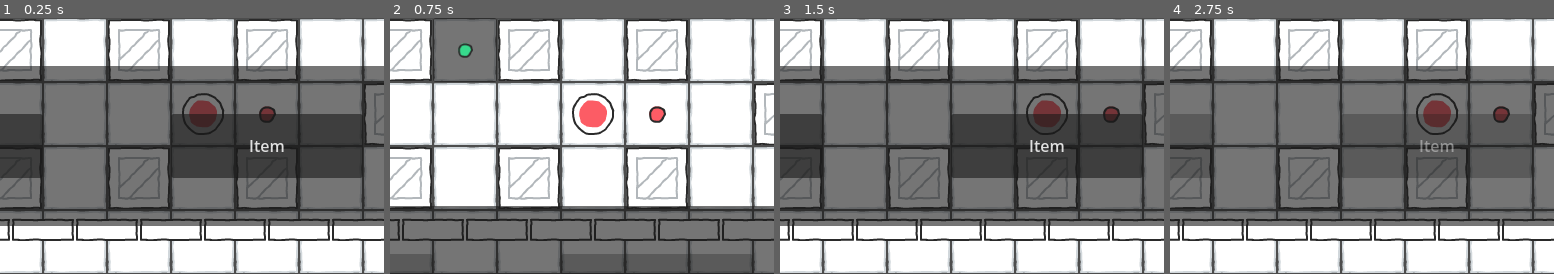
Above: before the commit, frames 1-4 (left to right).
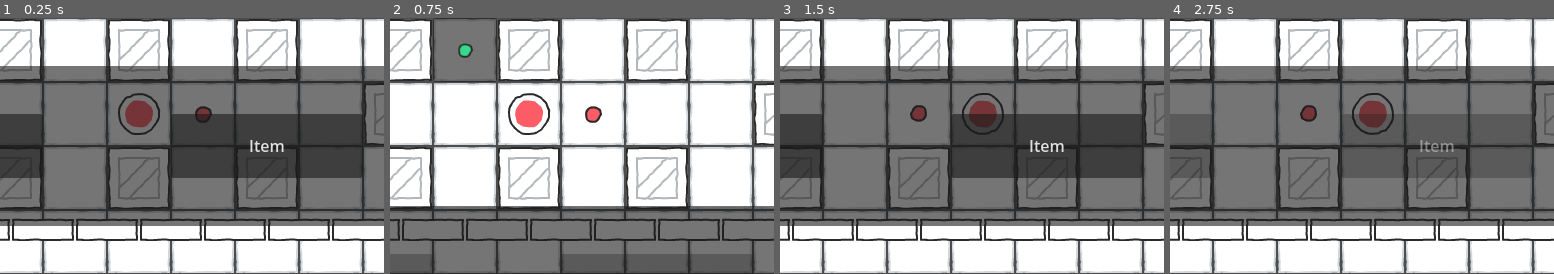
Above: after the commit, the same moments.

Repository: MagicOwl-Games/programmatura-definitive
Game: Godot game, scene res://Root.tscn
Two runs of this game, one before a commit and one after it. Both use one fixed random seed, a clock stepped at 60 frames per second and the inputs below.
Inputs (mouse positions are % of the whole screen's width and height, from its top left):
- Up to frame 1 (0.25 s): no input
- Up to frame 2 (0.75 s): click "Move" at 0.5 s
- Up to frame 3 (1.5 s): click (46, 31) at 1.25 s
- Up to frame 4 (2.75 s): click "Item" at 2 s
The pictures show only the part of the screen within x 36-86%, y 50-100%; the shares and areas given below are measured in that part.

The runs differ from the first frame. In frame 1, 1.9% of the frame differs, in the area x 30-72%, y 29-46%; in frame 2, 2.1%; in frame 3, 2.2%; in frame 4, 2.3%, in the area x 33-89%, y 29-46%.

Commit message:
feat: detection area rotating v1

Diff:
--- a/project.godot
+++ b/project.godot
@@ -30,6 +30,7 @@
 [global_group]
 
 player="Just the player, no gimmicks"
+obstacles=""
 
 [physics]
 
--- a/scenes/stages/StageOne.tscn
+++ b/scenes/stages/StageOne.tscn
@@ -1610,28 +1610,28 @@
 tile_map_data = PackedByteArray("AAABAAEAAAASAAAAAAABAAIAAAASAAEAAAACAAEAAAATAAAAAAAVAAEAAAASAAEAAFAWAAIAAAATAAAAAFAWAA …(1008 unchanged characters)…
 tile_set = SubResource("TileSet_x15ge")
 
-[node name="UpperWall" type="StaticBody2D" parent="Walls" unique_id=137853725]
+[node name="UpperWall" type="StaticBody2D" parent="Walls" unique_id=137853725 groups=["obstacles"]]
 position = Vector2(40, 40)
 
 [node name="CollisionShape2D" type="CollisionShape2D" parent="Walls/UpperWall" unique_id=863397647]
 position = Vector2(344, 0)
 shape = SubResource("RectangleShape2D_x15ge")
 
-[node name="RightWall" type="StaticBody2D" parent="Walls" unique_id=912538484]
+[node name="RightWall" type="StaticBody2D" parent="Walls" unique_id=912538484 groups=["obstacles"]]
 position = Vector2(720, 56)
 
 [node name="CollisionShape2D" type="CollisionShape2D" parent="Walls/RightWall" unique_id=1699053094]
 position = Vector2(0, 200)
 shape = SubResource("RectangleShape2D_k0akp")
 
-[node name="BottomWall" type="StaticBody2D" parent="Walls" unique_id=1745058791]
+[node name="BottomWall" type="StaticBody2D" parent="Walls" unique_id=1745058791 groups=["obstacles"]]
 position = Vector2(40, 472)
 
 [node name="CollisionShape2D" type="CollisionShape2D" parent="Walls/BottomWall" unique_id=1422314073]
 position = Vector2(340, 0)
 shape = SubResource("RectangleShape2D_rtqtc")
 
-[node name="LeftWall" type="StaticBody2D" parent="Walls" unique_id=111487196]
+[node name="LeftWall" type="StaticBody2D" parent="Walls" unique_id=111487196 groups=["obstacles"]]
 
 [node name="CollisionShape2D" type="CollisionShape2D" parent="Walls/LeftWall" unique_id=1970380232]
 position = Vector2(40, 259)
@@ -1641,91 +1641,91 @@
 tile_map_data = PackedByteArray("AAAEAAQAAAAOAAIAAAAEAAUAAAAOAAMAAAAFAAQAAAAPAAIAAAAFAAUAAAAPAAMAAAAEAAgAAAAOAAIAAAAEAA …(880 unchanged characters)…
 tile_set = SubResource("TileSet_k0akp")
 
-[node name="Box1" type="StaticBody2D" parent="Obstacles" unique_id=1490842597]
+[node name="Box1" type="StaticBody2D" parent="Obstacles" unique_id=1490842597 groups=["obstacles"]]
 position = Vector2(160, 160)
 
 [node name="CollisionShape2D" type="CollisionShape2D" parent="Obstacles/Box1" unique_id=611865403]
 shape = SubResource("RectangleShape2D_bwxsa")
 
-[node name="Box2" type="StaticBody2D" parent="Obstacles" unique_id=735048697]
+[node name="Box2" type="StaticBody2D" parent="Obstacles" unique_id=735048697 groups=["obstacles"]]
 position = Vector2(288, 160)
 
 [node name="CollisionShape2D" type="CollisionShape2D" parent="Obstacles/Box2" unique_id=1254928102]
 shape = SubResource("RectangleShape2D_bwxsa")
 
-[node name="Box3" type="StaticBody2D" parent="Obstacles" unique_id=1706665703]
+[node name="Box3" type="StaticBody2D" parent="Obstacles" unique_id=1706665703 groups=["obstacles"]]
 position = Vector2(416, 160)
 
 [node name="CollisionShape2D" type="CollisionShape2D" parent="Obstacles/Box3" unique_id=2097082079]
 shape = SubResource("RectangleShape2D_bwxsa")
 
-[node name="Box4" type="StaticBody2D" parent="Obstacles" unique_id=28616591]
+[node name="Box4" type="StaticBody2D" parent="Obstacles" unique_id=28616591 groups=["obstacles"]]
 position = Vector2(544, 160)
 
 [node name="CollisionShape2D" type="CollisionShape2D" parent="Obstacles/Box4" unique_id=821472958]
 shape = SubResource("RectangleShape2D_bwxsa")
 
-[node name="Box5" type="StaticBody2D" parent="Obstacles" unique_id=279088357]
+[node name="Box5" type="StaticBody2D" parent="Obstacles" unique_id=279088357 groups=["obstacles"]]
 position = Vector2(672, 96)
 
 [node name="CollisionShape2D" type="CollisionShape2D" parent="Obstacles/Box5" unique_id=291745172]
 shape = SubResource("RectangleShape2D_bwxsa")
 
-[node name="Box6" type="StaticBody2D" parent="Obstacles" unique_id=47509379]
+[node name="Box6" type="StaticBody2D" parent="Obstacles" unique_id=47509379 groups=["obstacles"]]
 position = Vector2(160, 288)
 
 [node name="CollisionShape2D" type="CollisionShape2D" parent="Obstacles/Box6" unique_id=1202240345]
 shape = SubResource("RectangleShape2D_bwxsa")
 
-[node name="Box7" type="StaticBody2D" parent="Obstacles" unique_id=659464283]
+[node name="Box7" type="StaticBody2D" parent="Obstacles" unique_id=659464283 groups=["obstacles"]]
 position = Vector2(288, 288)
 
 [node name="CollisionShape2D" type="CollisionShape2D" parent="Obstacles/Box7" unique_id=1183004133]
 shape = SubResource("RectangleShape2D_bwxsa")
 
-[node name="Box8" type="StaticBody2D" parent="Obstacles" unique_id=595523122]
+[node name="Box8" type="StaticBody2D" parent="Obstacles" unique_id=595523122 groups=["obstacles"]]
 position = Vector2(416, 288)
 
 [node name="CollisionShape2D" type="CollisionShape2D" parent="Obstacles/Box8" unique_id=520168407]
 shape = SubResource("RectangleShape2D_bwxsa")
 
-[node name="Box9" type="StaticBody2D" parent="Obstacles" unique_id=645507356]
+[node name="Box9" type="StaticBody2D" parent="Obstacles" unique_id=645507356 groups=["obstacles"]]
 position = Vector2(544, 288)
 
 [node name="CollisionShape2D" type="CollisionShape2D" parent="Obstacles/Box9" unique_id=988956329]
 shape = SubResource("RectangleShape2D_bwxsa")
 
-[node name="Box10" type="StaticBody2D" parent="Obstacles" unique_id=336227133]
+[node name="Box10" type="StaticBody2D" parent="Obstacles" unique_id=336227133 groups=["obstacles"]]
 position = Vector2(672, 224)
 
 [node name="CollisionShape2D" type="CollisionShape2D" parent="Obstacles/Box10" unique_id=35686133]
 shape = SubResource("RectangleShape2D_bwxsa")
 
-[node name="Box11" type="StaticBody2D" parent="Obstacles" unique_id=2048857501]
+[node name="Box11" type="StaticBody2D" parent="Obstacles" unique_id=2048857501 groups=["obstacles"]]
 position = Vector2(160, 416)
 
 [node name="CollisionShape2D" type="CollisionShape2D" parent="Obstacles/Box11" unique_id=881824726]
 shape = SubResource("RectangleShape2D_bwxsa")
 
-[node name="Box12" type="StaticBody2D" parent="Obstacles" unique_id=475772394]
+[node name="Box12" type="StaticBody2D" parent="Obstacles" unique_id=475772394 groups=["obstacles"]]
 position = Vector2(288, 416)
 
 [node name="CollisionShape2D" type="CollisionShape2D" parent="Obstacles/Box12" unique_id=278336742]
 shape = SubResource("RectangleShape2D_bwxsa")
 
-[node name="Box13" type="StaticBody2D" parent="Obstacles" unique_id=1937277192]
+[node name="Box13" type="StaticBody2D" parent="Obstacles" unique_id=1937277192 groups=["obstacles"]]
 position = Vector2(416, 416)
 
 [node name="CollisionShape2D" type="CollisionShape2D" parent="Obstacles/Box13" unique_id=758562558]
 shape = SubResource("RectangleShape2D_bwxsa")
 
-[node name="Box14" type="StaticBody2D" parent="Obstacles" unique_id=1018032178]
+[node name="Box14" type="StaticBody2D" parent="Obstacles" unique_id=1018032178 groups=["obstacles"]]
 position = Vector2(544, 416)
 
 [node name="CollisionShape2D" type="CollisionShape2D" parent="Obstacles/Box14" unique_id=1728064257]
 shape = SubResource("RectangleShape2D_bwxsa")
 
-[node name="Box15" type="StaticBody2D" parent="Obstacles" unique_id=1368642559]
+[node name="Box15" type="StaticBody2D" parent="Obstacles" unique_id=1368642559 groups=["obstacles"]]
 position = Vector2(672, 352)
 
 [node name="CollisionShape2D" type="CollisionShape2D" parent="Obstacles/Box15" unique_id=386427532]
@@ -1735,7 +1735,7 @@
 position = Vector2(352, 224)
 
 [node name="Enemy" parent="." unique_id=1794450006 instance=ExtResource("3_fceun")]
-position = Vector2(480, 352)
+position = Vector2(416, 352)
 
 [node name="Enemy2" parent="." unique_id=848933229 instance=ExtResource("3_fceun")]
 position = Vector2(224, 352)
--- a/scripts/enemy.gd
+++ b/scripts/enemy.gd
@@ -51,11 +51,13 @@
 
 var current_enemy_x = 0;
 var current_enemy_y = 0;
-var last_enemy_x = current_enemy_x;
-var last_enemy_y = current_enemy_y;
-var next_enemy_x = 1;
-var next_enemy_y = 1;
+# var last_enemy_x = current_enemy_x;
+# var last_enemy_y = current_enemy_y;
+# var next_enemy_x = 1;
+# var next_enemy_y = 1;
 var move_direction = Move_Direction.RIGHT;
+
+var detection_area_current_position: Move_Direction;
 
 const TILE_SIZE = 64;
 
@@ -160,7 +162,6 @@
 			current_enemy_x += move_direction;
 			self.position.x += (move_direction * TILE_SIZE);
 		Enemy_Movement_Type.VERTICAL:
-			print("enemy2 move direction is %s" % move_direction);
 			if current_enemy_y == -1:
 				move_direction = Move_Direction.DOWN;
 			if current_enemy_y == 1:
@@ -173,6 +174,23 @@
 		Enemy_Movement_Type.FOUR_WAY:
 			pass;
 
+	handle_enemy_detection();
+
+
+func handle_enemy_detection() -> void:
+	update_raycasts();
+
+	match movement_type:
+		Enemy_Movement_Type.HORIZONTAL:
+			if right_raycast.is_colliding():
+				var collider = right_raycast.get_collider();
+				if collider.is_in_group("obstacles"):
+					self.rotation_degrees += 180;
+				if collider.is_in_group("player"):
+					print("player got caught!!");
+			if current_enemy_x == Move_Direction.LEFT or (current_enemy_x == Move_Direction.RIGHT and not right_raycast.is_colliding()):
+				print(current_enemy_x);
+				self.rotation_degrees += 180;
 
 # TODO: this logic should be a helper, it's duplicated
 func init_detection_area() -> void:
@@ -187,20 +205,41 @@
 
 	var enemy_vision: RayCast2D = null;
 
-	while enemy_vision == null:
-		var random_direction = Directions.values().pick_random();
-		if not directions_array[random_direction].is_colliding():
-			enemy_vision = directions_array[random_direction];
-
-	match enemy_vision:
-		up_raycast:
-			detection_area.position += positions.up;
-		down_raycast:
-			detection_area.position += positions.down;
-		left_raycast:
-			detection_area.position += positions.left;
-		right_raycast:
-			detection_area.position += positions.right;
+	match movement_type:
+		Enemy_Movement_Type.HORIZONTAL:
+			print("right_raycast is colliding: %s" % right_raycast.is_colliding());
+			if not right_raycast.is_colliding():
+				detection_area.position.x += (Move_Direction.RIGHT * TILE_SIZE);
+				detection_area_current_position = Move_Direction.RIGHT;
+			else:
+				detection_area.position.x += (Move_Direction.LEFT * TILE_SIZE);
+				detection_area_current_position = Move_Direction.LEFT;
+		Enemy_Movement_Type.VERTICAL:
+			if not down_raycast.is_colliding():
+				detection_area.position.y += (Move_Direction.DOWN * TILE_SIZE);
+				detection_area_current_position = Move_Direction.DOWN;
+			else:
+				detection_area.position.y += (Move_Direction.UP * TILE_SIZE);
+				detection_area_current_position = Move_Direction.UP;
+		Enemy_Movement_Type.L_SHAPED:
+			pass;
+		Enemy_Movement_Type.FOUR_WAY:
+			pass;
+
+	# while enemy_vision == null:
+	# 	var random_direction = Directions.values().pick_random();
+	# 	if not directions_array[random_direction].is_colliding():
+	# 		enemy_vision = directions_array[random_direction];
+
+	# match enemy_vision:
+	# 	up_raycast:
+	# 		detection_area.position += positions.up;
+	# 	down_raycast:
+	# 		detection_area.position += positions.down;
+	# 	left_raycast:
+	# 		detection_area.position += positions.left;
+	# 	right_raycast:
+	# 		detection_area.position += positions.right;
 
 
 
